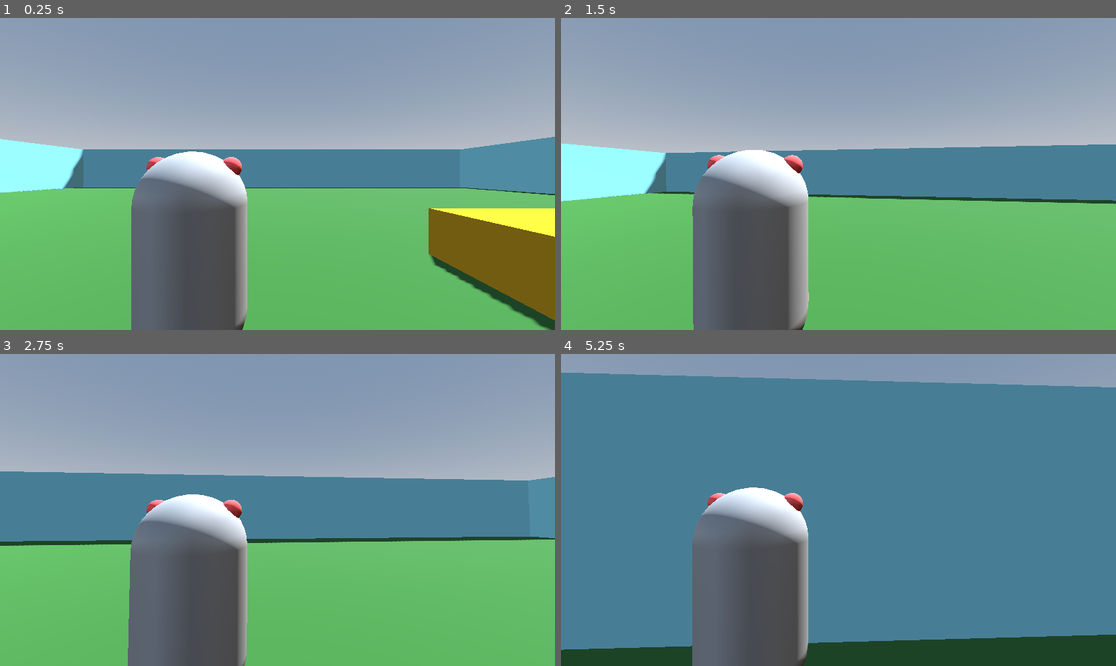
Above: before the commit, frames 1-4 (two rows, left to right).
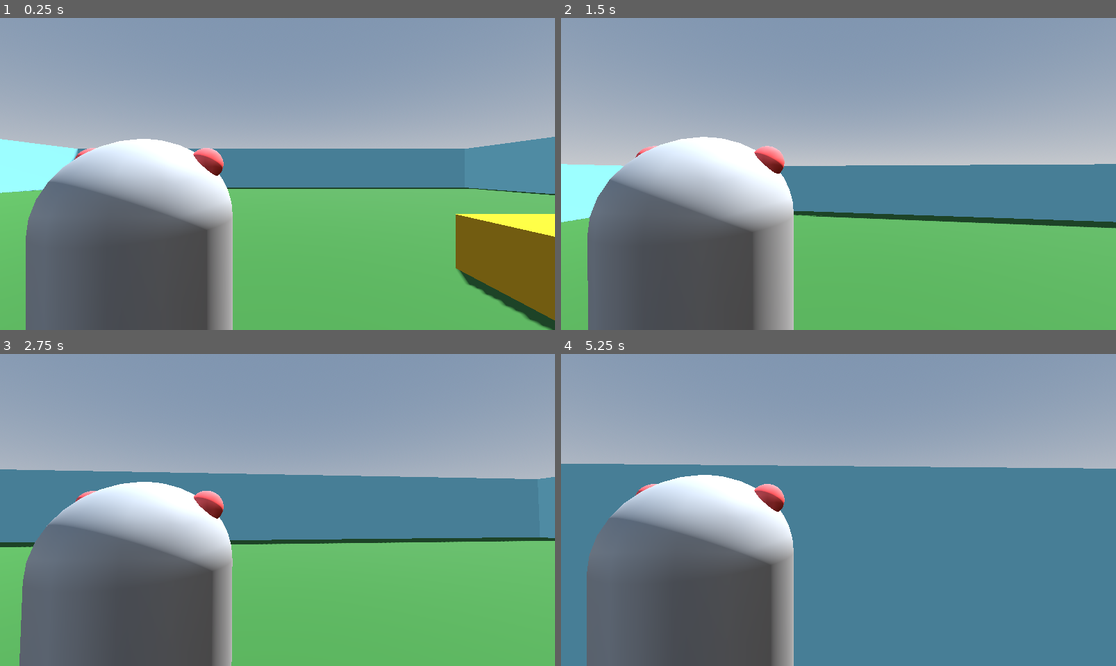
Above: after the commit, the same moments.

Repository: adrian-deguzman/over-the-shoulder-tps
Game: Godot game, scene res://scenes/world.tscn
The game is run twice, just before and just after one commit, with the same random seed, the same clock (stepped at 60 frames per second) and the same inputs.
Inputs (mouse positions are in pixels of both pictures, inside the frame that each line leads up to):
- Up to frame 1 (0.25 s): no input
- Up to frame 2 (1.5 s): tap Enter at 0.5 s; move the mouse to (866, 174) at 0.52 s; hold W (up) from 0.53 s (still down); tap Space (jump) at 0.77 s; move the mouse to (810, 174) at 1.27 s
- Up to frame 3 (2.75 s): keep holding W (up); tap Space (jump) at 1.52 s; move the mouse to (288, 503) at 2.02 s
- Up to frame 4 (5.25 s): keep holding W (up); move the mouse to (832, 516) at 2.77 s; tap Space (jump) at 3.02, 3.77, 4.52 s; move the mouse to (877, 513) at 3.52 s; move the mouse to (794, 506) at 4.27 s; move the mouse to (844, 510) at 5.02 s

The runs differ from the first frame. In frame 1, 20% of the frame differs, in the area x 0-100%, y 38-100%; in frame 2, 28%; in frame 3, 19%; in frame 4, 51%, in the area x 0-100%, y 6-100%.

Commit message:
updated: camera and player small edits

Diff:
--- a/barrion-deguzman-tps/scenes/world.tscn
+++ b/barrion-deguzman-tps/scenes/world.tscn
@@ -77,7 +77,7 @@
 transform = Transform3D(1, 0, 0, 0, 1, 0, 0, 0, 1, 0, 2, 0)
 
 [node name="Camera3D" type="Camera3D" parent="Player/Head" unique_id=1114059216]
-transform = Transform3D(1, 0, 0, 0, 1, 0, 0, 0, 1, 0.7945342, -0.21380544, 1.9607145)
+transform = Transform3D(1, 0, 0, 0, 1, 0, 0, 0, 1, 0.7945342, -0.21380544, 1.2832111)
 
 [node name="Nose" type="MeshInstance3D" parent="Player" unique_id=1893531708]
 transform = Transform3D(1, 0, 0, 0, 1, 0, 0, 0, 1, 0, 1.505, -0.5)
--- a/barrion-deguzman-tps/scripts/Player.gd
+++ b/barrion-deguzman-tps/scripts/Player.gd
@@ -1,7 +1,7 @@
 extends CharacterBody3D
 
 const SPEED = 5.0
-const JUMP_VELOCITY = 4.5
+const JUMP_VELOCITY = 7
 const SENSITIVITY = 0.003
 
 @onready var head: Node3D = $Head
